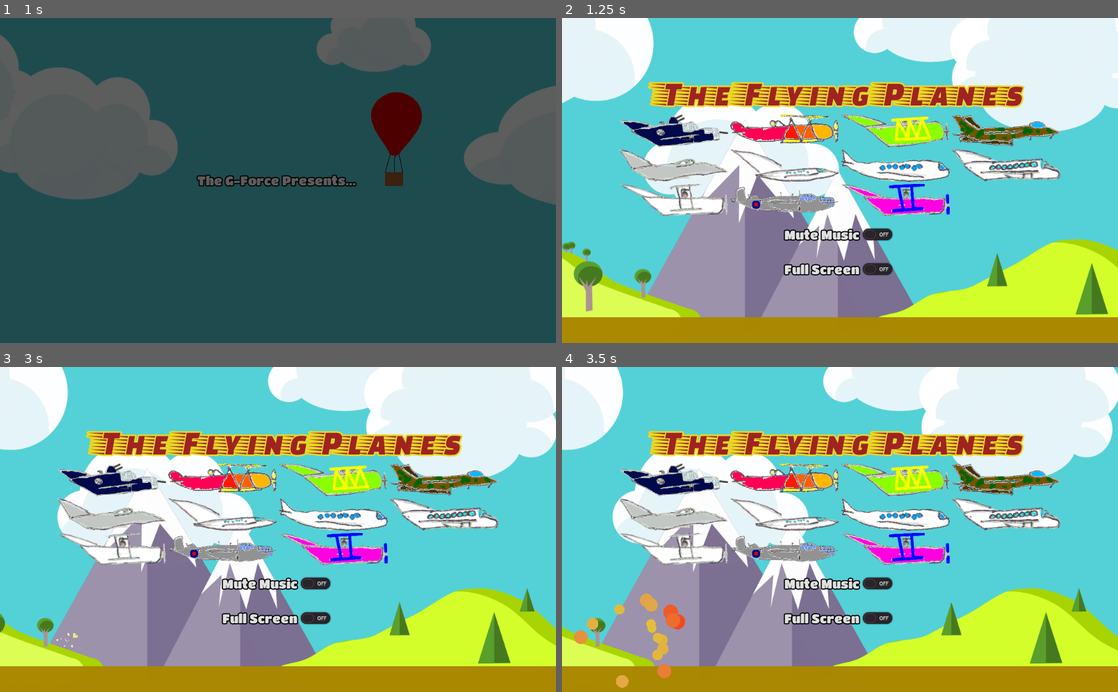
Above: before the commit, frames 1-4 (two rows, left to right).
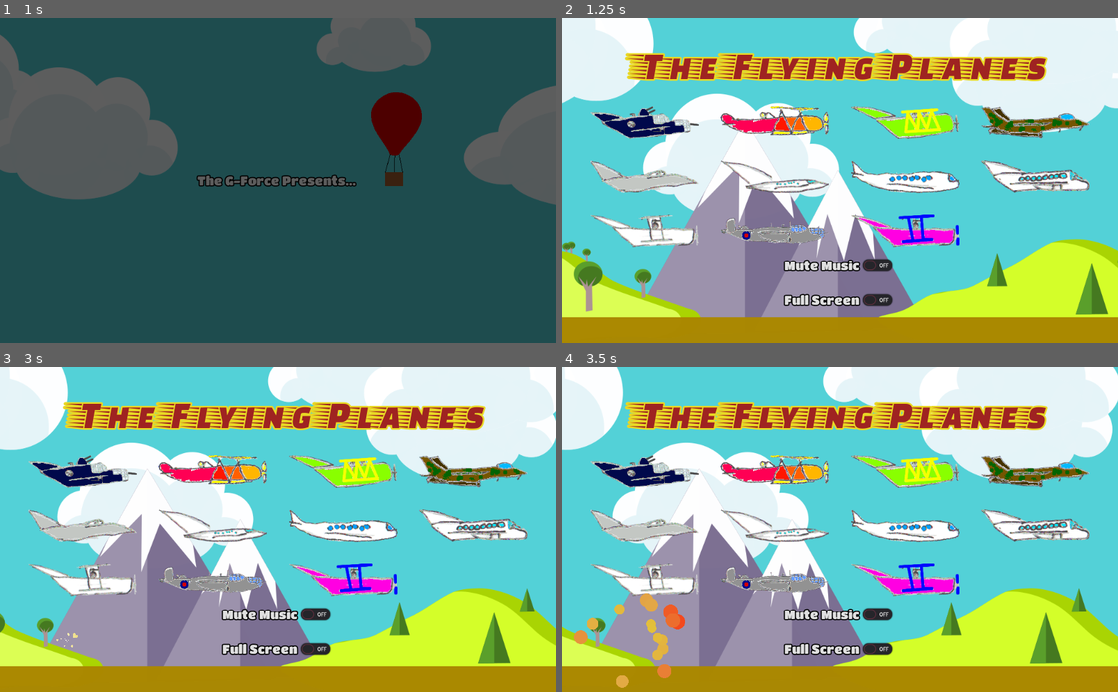
Above: after the commit, the same moments.

Repository: the-g-force/FamJam-October2020
Game: Godot game, scene res://src/SplashScreen.tscn
The game is run twice, just before and just after one commit, with the same random seed, the same clock (stepped at 60 frames per second) and the same inputs.
Inputs (mouse positions are in pixels of both pictures, inside the frame that each line leads up to):
- Up to frame 1 (1 s): tap Enter at 0.5 s; move the mouse to (400, 164) at 0.52 s; click (400, 164) at 0.67 s
- Up to frame 2 (1.25 s): no input
- Up to frame 3 (3 s): click (111, 480) at 1.27 s; move the mouse to (166, 545) at 2.02 s; click (166, 545) at 2.17 s; click "Play Again" at 2.75 s
- Up to frame 4 (3.5 s): no input

Frame 1 is identical in both runs. In frame 2, 29% of the frame differs, in the area x 5-95%, y 10-89%; in frame 3, 29%; in frame 4, 29%.

Commit message:
Improve spacing between controls

Diff:
--- a/project/src/AirplaneSelection.tscn
+++ b/project/src/AirplaneSelection.tscn
@@ -5,7 +5,7 @@
 [ext_resource path="res://assets/fonts/ui_font.tres" type="DynamicFont" id=3]
 
 [sub_resource type="DynamicFont" id=1]
-size = 64
+size = 72
 outline_size = 3
 outline_color = Color( 0.913725, 0.847059, 0.141176, 1 )
 font_data = ExtResource( 2 )
@@ -30,24 +30,31 @@
 "_edit_use_anchors_": false
 }
 
-[node name="Label" type="Label" parent="VBoxContainer"]
-margin_top = 104.0
+[node name="MarginContainer" type="MarginContainer" parent="VBoxContainer"]
+margin_top = 48.0
 margin_right = 1024.0
-margin_bottom = 173.0
+margin_bottom = 157.0
+custom_constants/margin_bottom = 32
+
+[node name="Label" type="Label" parent="VBoxContainer/MarginContainer"]
+margin_right = 1024.0
+margin_bottom = 77.0
 custom_fonts/font = SubResource( 1 )
 custom_colors/font_color = Color( 0.623529, 0.137255, 0.129412, 1 )
 text = "The Flying Planes"
 align = 1
 
 [node name="ButtonContainer" type="GridContainer" parent="VBoxContainer"]
-margin_left = 106.0
-margin_top = 177.0
-margin_right = 918.0
-margin_bottom = 365.0
+margin_left = 52.0
+margin_top = 161.0
+margin_right = 972.0
+margin_bottom = 421.0
 grow_horizontal = 2
 grow_vertical = 2
 size_flags_horizontal = 6
 size_flags_vertical = 5
+custom_constants/vseparation = 40
+custom_constants/hseparation = 40
 columns = 4
 __meta__ = {
 "_edit_use_anchors_": false
@@ -55,9 +62,9 @@
 
 [node name="MuteButton" type="CheckButton" parent="VBoxContainer"]
 margin_left = 401.0
-margin_top = 369.0
+margin_top = 425.0
 margin_right = 623.0
-margin_bottom = 430.0
+margin_bottom = 486.0
 size_flags_horizontal = 4
 custom_fonts/font = ExtResource( 3 )
 text = "Mute Music"
@@ -65,9 +72,9 @@
 
 [node name="FullscreenButton" type="CheckButton" parent="VBoxContainer"]
 margin_left = 402.0
-margin_top = 434.0
+margin_top = 490.0
 margin_right = 622.0
-margin_bottom = 495.0
+margin_bottom = 551.0
 size_flags_horizontal = 4
 size_flags_vertical = 0
 custom_fonts/font = ExtResource( 3 )
